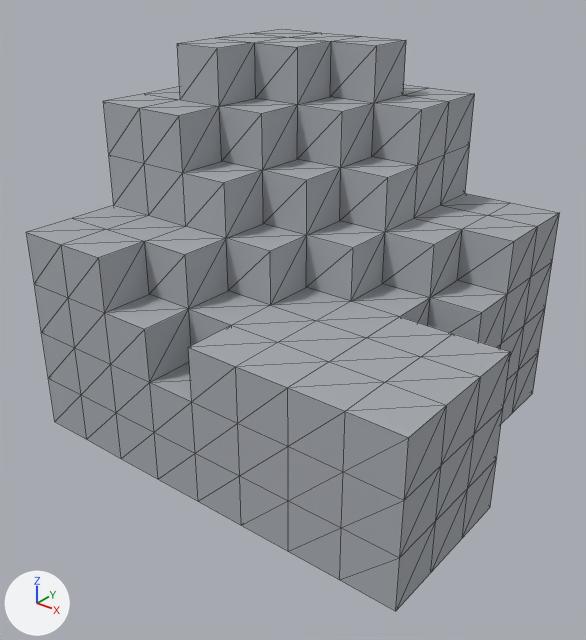
Two versions of the glTF model assets/environment/destructible_rock/stage_3_var_1/output/model.glb, one commit apart.
The view is the same before and after, from a 50 mm lens placed at (1.247, -1.616, 1.338), pointed at (-0.015, -0.039, 0.361). Lighting does not change. The marker at lower left points along +X, +Y and +Z. The picture after the commit comes second. Mesh edges are drawn as thin lines. Vertices at exactly the same position are counted once.

In view in the first picture: 'destructible_rock_stage_3_var_1_S'.
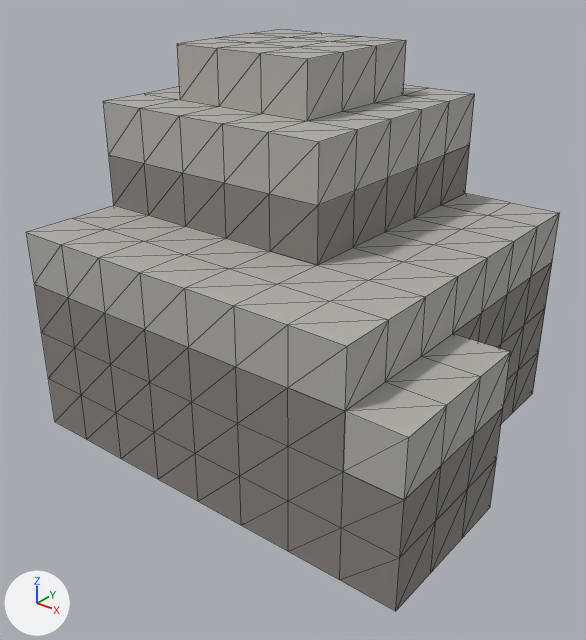
Boxes (x1, y1, x2, y2) around the edits, measured in the pictures (586 x 640 px):
'destructible_rock_stage_3_var_1_S', reshaped (20% shorter)
    before: (26, 29, 559, 611)
    after: (34, 145, 552, 611)
'destructible_rock_stage_3_var_1_L', added
    after: (26, 29, 559, 500)
part 1 of me_destructible_rock_stage_3_var_1_s_mesh, built on
    before: (34, 29, 553, 500)
    after: (145, 178, 481, 402)
part 2 of me_destructible_rock_stage_3_var_1_s_mesh, recoloured (darker)
    both: (34, 145, 552, 611)

Diff of the bpy script that builds the scene:
```diff
--- a/assets/environment/destructible_rock/stage_3_var_1/output/model.glb.py
+++ b/assets/environment/destructible_rock/stage_3_var_1/output/model.glb.py
@@ mat_stone_primary @@
+mat_stone_primary = principled_material('stone_primary')
+mat_stone_primary.base_color = (0.24, 0.22, 0.2)  # grey #86817c
+mat_stone_primary.roughness = 0.88
@@ mat_stone_light @@
+mat_stone_light = principled_material('stone_light')
+mat_stone_light.base_color = (0.45, 0.43, 0.4)  # grey #b3afaa
+mat_stone_light.roughness = 0.82
@@ me_destructible_rock_stage_3_var_1_s_mesh @@
 # used by ob_destructible_rock_stage_3_var_1_s; location = (0.0, 0.0, 0.0)
-me_destructible_rock_stage_3_var_1_s_mesh.from_pydata(...)  # 280 vertices, 556 faces; spans x -0.6..0.6, y -0.45..0.6, z 0.0..1.05
+me_destructible_rock_stage_3_var_1_s_mesh.from_pydata(...)  # 190 vertices, 324 faces; spans x -0.6..0.6, y -0.45..0.6, z 0.0..0.75
+# me_destructible_rock_stage_3_var_1_s_mesh part 1
+# 98 vertices are removed from x -0.6..0.6, y -0.45..0.6, z 0.0..1.05
+# 260 faces are deleted
+# 4 vertices in x -0.6, y 0.45..0.6, z 0.3..0.45 move by (0.15, -0.15, 0.0)
+# 2 vertices are added at (0.15, -0.15, 0.6), (0.15, -0.15, 0.75)
+# 6 new vertices lie (0.0, 0.0, 0.15) away from vertices in x -0.6..0.15, y -0.15..0.6, z 0.0..0.6
+# 28 new faces join them
+# me_destructible_rock_stage_3_var_1_s_mesh part 2: 296 faces spanning x -0.6..0.6, y -0.45..0.6, z 0.0..0.75 switch from mat_stone_gray (grey #a6aaaf) to mat_stone_primary (grey #86817c)
@@ me_destructible_rock_stage_3_var_1_l_mesh @@
+me_destructible_rock_stage_3_var_1_l_mesh.from_pydata(...)  # 136 vertices, 214 faces; spans x -0.6..0.6, y -0.45..0.6, z 0.3..1.05
+me_destructible_rock_stage_3_var_1_l_mesh.materials.append(mat_stone_light)  # grey #b3afaa
@@ ob_destructible_rock_stage_3_var_1_l @@
+ob_destructible_rock_stage_3_var_1_l = bpy.data.objects.new('destructible_rock_stage_3_var_1_L', me_destructible_rock_stage_3_var_1_l_mesh)
+ob_destructible_rock_stage_3_var_1_l.location = (0.0, 0.0, 0.0)
```
